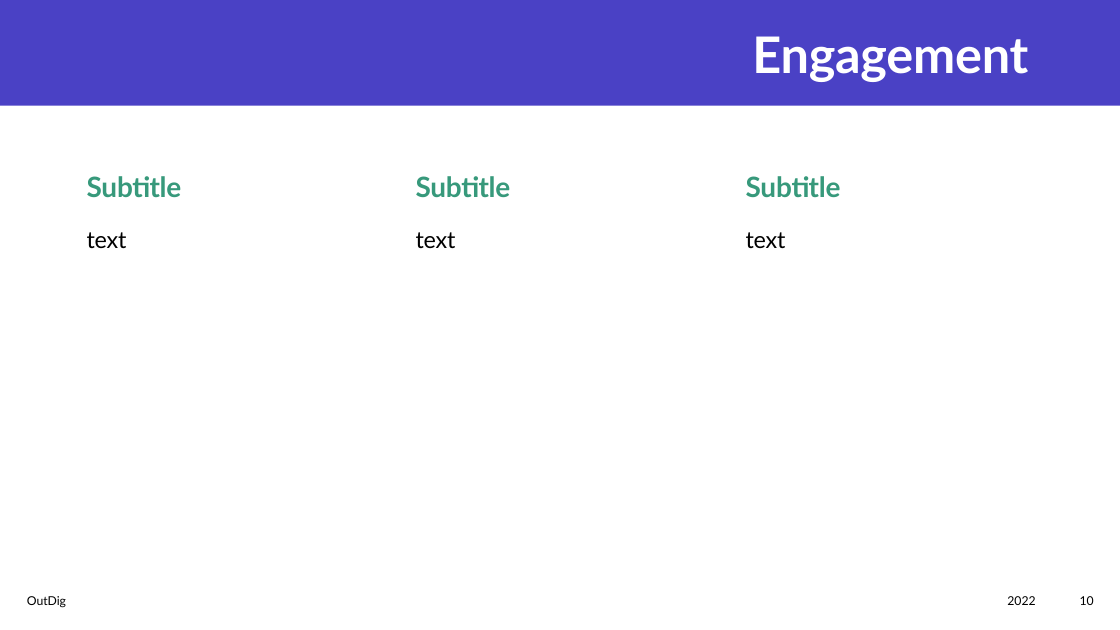
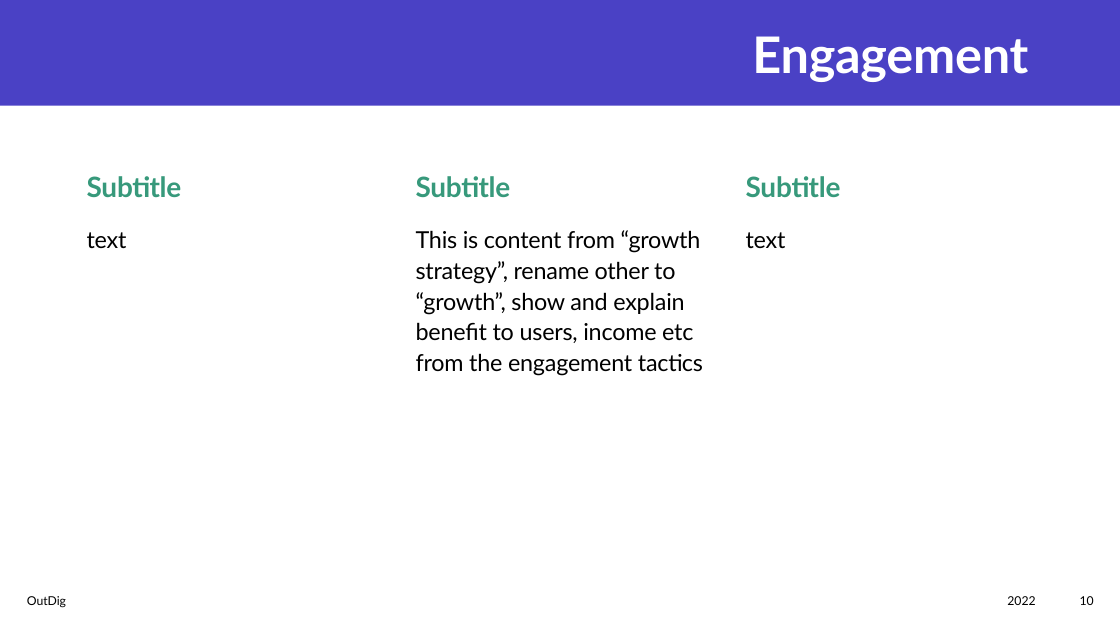
Before and after one commit to Joe34441/IndieDevPPT, a slide deck: slide 10 of CT6018 Joe Mason s4001719.pptx. Drawn at 1120x630 pixels with LibreOffice and Linux fonts; fonts in the diff are those of the drawing. Boxes give left, top, right and bottom in pixels: in the first picture for what was removed or moved away, otherwise in the second. Text is boxed around its words. In the diff, an @@ line names an element or a change of style, - is before the commit and + after.

```diff
--- a/CT6018 Joe Mason s4001719.pptx
+++ b/CT6018 Joe Mason s4001719.pptx
@@ text at [416,230,703,376]: text changed @@
-text
+This is content from “growth strategy”, rename other to “growth”, show and explain benefit to users, income etc from the engagement tactics
```
Also in this commit, not shown: 12 other slides changed.
